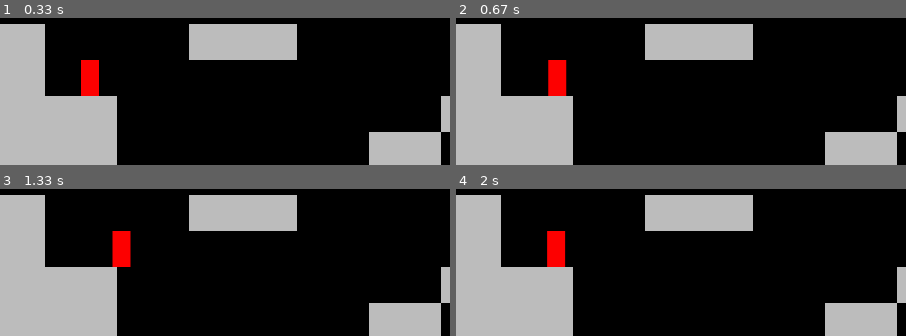
Above: before the commit, frames 1-4 (two rows, left to right).
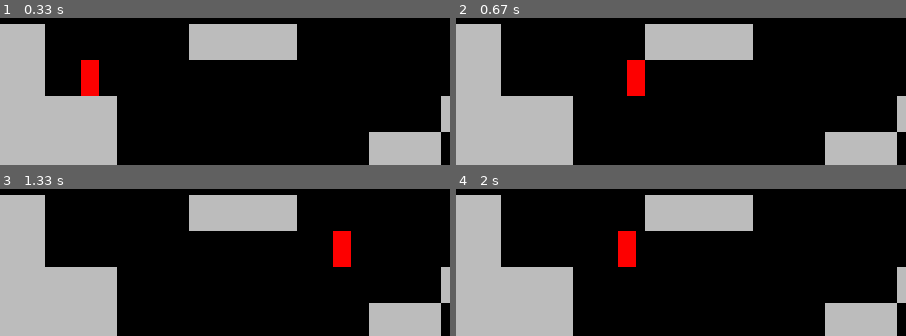
Above: after the commit, the same moments.

Repository: harryodubhghaill/pygame-platformer
Game: pygame game, started from main.py
Two runs of this game, one before a commit and one after it. Both use one fixed random seed, a clock stepped at 60 frames per second and the inputs below.
Inputs:
- Up to frame 1 (0.33 s): no input
- Up to frame 2 (0.67 s): hold D from 0.33 s (still down)
- Up to frame 3 (1.33 s): release D at 0.8 s; hold D 0.83-1.3 s
- Up to frame 4 (2 s): hold A 1.33-1.87 s; hold A from 1.9 s (still down)
The pictures show only the part of the screen within x 7-57%, y 0-50%; the shares and areas given below are measured in that part.

Frame 1 is identical in both runs. In frame 2, 2.0% of the frame differs, in the area x 20-42%, y 28-54%; in frame 3, 2.0%; in frame 4, 2.0%.

Commit message:
link world scrolling to player position

Diff:
--- a/level.py
+++ b/level.py
@@ -28,6 +28,21 @@
                     player_sprite = Player((x, y))
                     self.player.add(player_sprite)
 
+    def scroll_x(self):
+        player = self.player.sprite
+        player_x = player.rect.x
+        direction_x = player.direction.x
+
+        if player_x < 200 and direction_x < 0:
+            self.world_shift = 8
+            player.speed = 0
+        elif player_x > 1000 and direction_x > 0:
+            self.world_shift = -8
+            player.speed = 0
+        else:
+            self.world_shift = 0
+            player.speed = 8
+
     def run(self):
 
         # level tiles
@@ -37,3 +52,4 @@
         # player
         self.player.update()
         self.player.draw(self.display_surface)
+        self.scroll_x()
--- a/player.py
+++ b/player.py
@@ -6,6 +6,7 @@
         self.image.fill('red')
         self.rect = self.image.get_rect(topleft = pos)
         self.direction = pygame.math.Vector2(0, 0)
+        self.speed = 8
 
     def get_input(self):
         keys = pygame.key.get_pressed()
@@ -23,4 +24,4 @@
 
     def update(self):
         self.get_input()
-        self.rect.x += self.direction.x
+        self.rect.x += self.direction.x * self.speed
